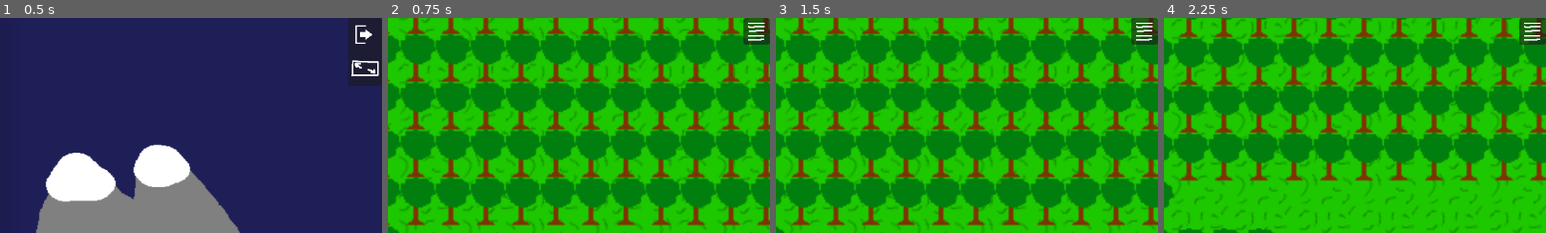
Above: before the commit, frames 1-4 (left to right).
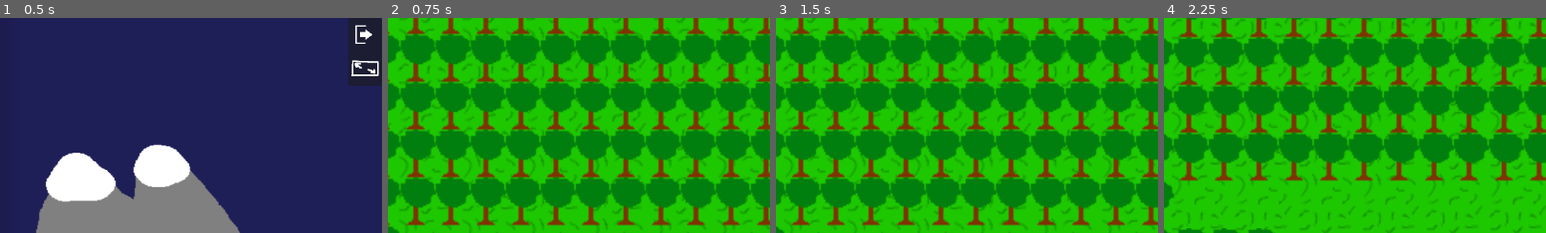
Above: after the commit, the same moments.

Repository: YCaTGameRT/SABox_World
Game: Godot game, scene res://scenes/main_menu.tscn
Same seed, same stepped clock (60 frames per second), same inputs: the game is played once before the commit and once after it.
Inputs (mouse positions are % of the whole screen's width and height, from its top left):
- Up to frame 1 (0.5 s): no input
- Up to frame 2 (0.75 s): click (16, 41) at 0.5 s
- Up to frame 3 (1.5 s): tap Enter at 1.25 s; move the mouse to (72, 45) at 1.27 s; hold D (movement_right) from 1.28 s (still down); tap Space (play) at 1.35 s; click (72, 45) at 1.42 s
- Up to frame 4 (2.25 s): tap Space (play) at 2, 2.1 s; move the mouse to (30, 55) at 2.02 s; release D (movement_right) at 2.03 s; hold S (movement_down) from 2.03 s (still down); click (30, 55) at 2.17 s
The pictures show only the part of the screen within x 50-100%, y 0-50%; the shares and areas given below are measured in that part.

Frame 1 is identical in both runs. In frame 2, 0.9% of the frame differs, in the area x 93-100%, y 0-13%; in frame 3, 0.9%; in frame 4, 0.9%.

Commit message:
added clicks detection to stone with sword

Diff:
--- /dev/null
+++ b/Scripts/Clickable_in_area.gd
@@ -0,0 +1,25 @@
+class_name Clickable_in_area extends Node
+
+var _clickable = false
+
+@export var area_for_player: Area2D
+@export var area_for_clicks: Area2D
+
+func _ready():
+	area_for_player.body_entered.connect(_player_area_entered)
+	area_for_player.body_exited.connect(_player_area_exited)
+	area_for_clicks.input_event.connect(_clicks_area_input_event)
+
+func _player_area_entered(body):
+	if body.get_meta("collision_tag") == "player":
+		_clickable = true
+
+func _player_area_exited(body):
+	if body.get_meta("collision_tag") == "player":
+		_clickable = false
+
+func _clicks_area_input_event(viewport, event, shape_idx):
+	if _clickable and event is InputEventMouseButton and event.button_index == MOUSE_BUTTON_LEFT and event.pressed:
+		_on_click()
+
+func _on_click(): pass
--- /dev/null
+++ b/Scripts/Stone.gd
@@ -0,0 +1,4 @@
+class_name Stone extends Clickable_in_area
+
+func _on_click():
+	print("stone clicked")
--- a/scenes/sceneI.tscn
+++ b/scenes/sceneI.tscn
@@ -14,12 +14,16 @@
 [ext_resource type="PackedScene" path="res://Saves/TABLE.tscn" id="9_rjo25"]
 [ext_resource type="Texture2D" uid="uid://dbsdf32g38wxm" path="res://Sprites/cucumber-stone_with_sword.png" id="10_iboya"]
 [ext_resource type="Texture2D" uid="uid://b3i8imtqsxk8c" path="res://Sprites/arrow_button.png" id="10_j2jhc"]
+[ext_resource type="Script" path="res://Scripts/Stone.gd" id="11_nm24r"]
 [ext_resource type="Texture2D" uid="uid://c2afswagrebp8" path="res://Sprites/bridge.png" id="12_hg6xc"]
 [ext_resource type="Texture2D" uid="uid://wcjvj5tk5n1p" path="res://Sprites/MenueB.png" id="13_y2d7u"]
 
 [sub_resource type="RectangleShape2D" id="RectangleShape2D_hcjgw"]
 size = Vector2(47.2616, 12.1905)
 
+[sub_resource type="CircleShape2D" id="CircleShape2D_4gcqw"]
+radius = 18.83
+
 [sub_resource type="RectangleShape2D" id="RectangleShape2D_7ud1v"]
 size = Vector2(66, 1500)
 
@@ -37,6 +41,7 @@
 
 [node name="BOXman" parent="." instance=ExtResource("2_4ff61")]
 script = ExtResource("3_ejpo3")
+metadata/collision_tag = "player"
 
 [node name="Camera2D" type="Camera2D" parent="BOXman"]
 position = Vector2(-7.87697, -3.05176e-05)
@@ -7356,17 +7361,31 @@
 [node name="Tabl2" parent="canvas" instance=ExtResource("9_rjo25")]
 position = Vector2(-375, 240)
 
-[node name="cucumber-stone" type="Sprite2D" parent="canvas"]
+[node name="cucumber-stone" type="Sprite2D" parent="canvas" node_paths=PackedStringArray("area_for_player", "area_for_clicks")]
 z_index = 5
 position = Vector2(33, 649)
 scale = Vector2(0.565, 0.565)
 texture = ExtResource("10_iboya")
+script = ExtResource("11_nm24r")
+area_for_player = NodePath("for_player")
+area_for_clicks = NodePath("for_clicks")
 
 [node name="StaticBody2D" type="StaticBody2D" parent="canvas/cucumber-stone"]
 
 [node name="CollisionPolygon2D" type="CollisionPolygon2D" parent="canvas/cucumber-stone/StaticBody2D"]
 position = Vector2(-7.07963, -1.77002)
 polygon = PackedVector2Array(1.975, 0, 8.84956, 0, 21.2389, 3.53992, 23.884, 6.065, 24.7788, 8.84961, 24.7788, 12.3894, 19.334, 16.764, 10.619, 18.794, -3.54, 18.794, -10.6195, 14.1593, -10.6195, 10.6195, -1.76991, 1.7699)
+
+[node name="for_clicks" type="Area2D" parent="canvas/cucumber-stone"]
+
+[node name="CollisionPolygon2D" type="CollisionPolygon2D" parent="canvas/cucumber-stone/for_clicks"]
+position = Vector2(-7.07963, -1.77002)
+polygon = PackedVector2Array(1.975, 0, 8.84956, 0, 21.2389, 3.53992, 23.884, 6.065, 24.7788, 8.84961, 24.7788, 12.3894, 19.334, 16.764, 10.619, 18.794, -3.54, 18.794, -10.6195, 14.1593, -10.6195, 10.6195, -1.76991, 1.7699)
+
+[node name="for_player" type="Area2D" parent="canvas/cucumber-stone"]
+
+[node name="CollisionShape2D" type="CollisionShape2D" parent="canvas/cucumber-stone/for_player"]
+shape = SubResource("CircleShape2D_4gcqw")
 
 [node name="background" type="Sprite2D" parent="."]
 z_index = -20
@@ -7419,6 +7438,7 @@
 shape = SubResource("RectangleShape2D_x6l6f")
 
 [node name="CanvasLayer" type="CanvasLayer" parent="."]
+visible = false
 
 [node name="tchscreen" type="Control" parent="CanvasLayer"]
 layout_mode = 3
Not shown: 1 places in scenes/sceneI.tscn that only renumber resources
